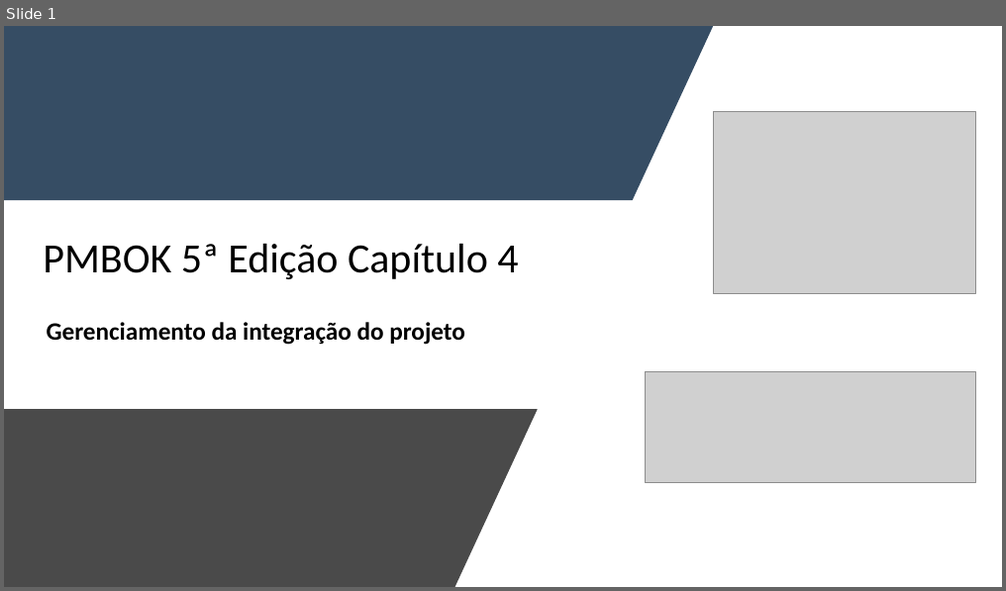
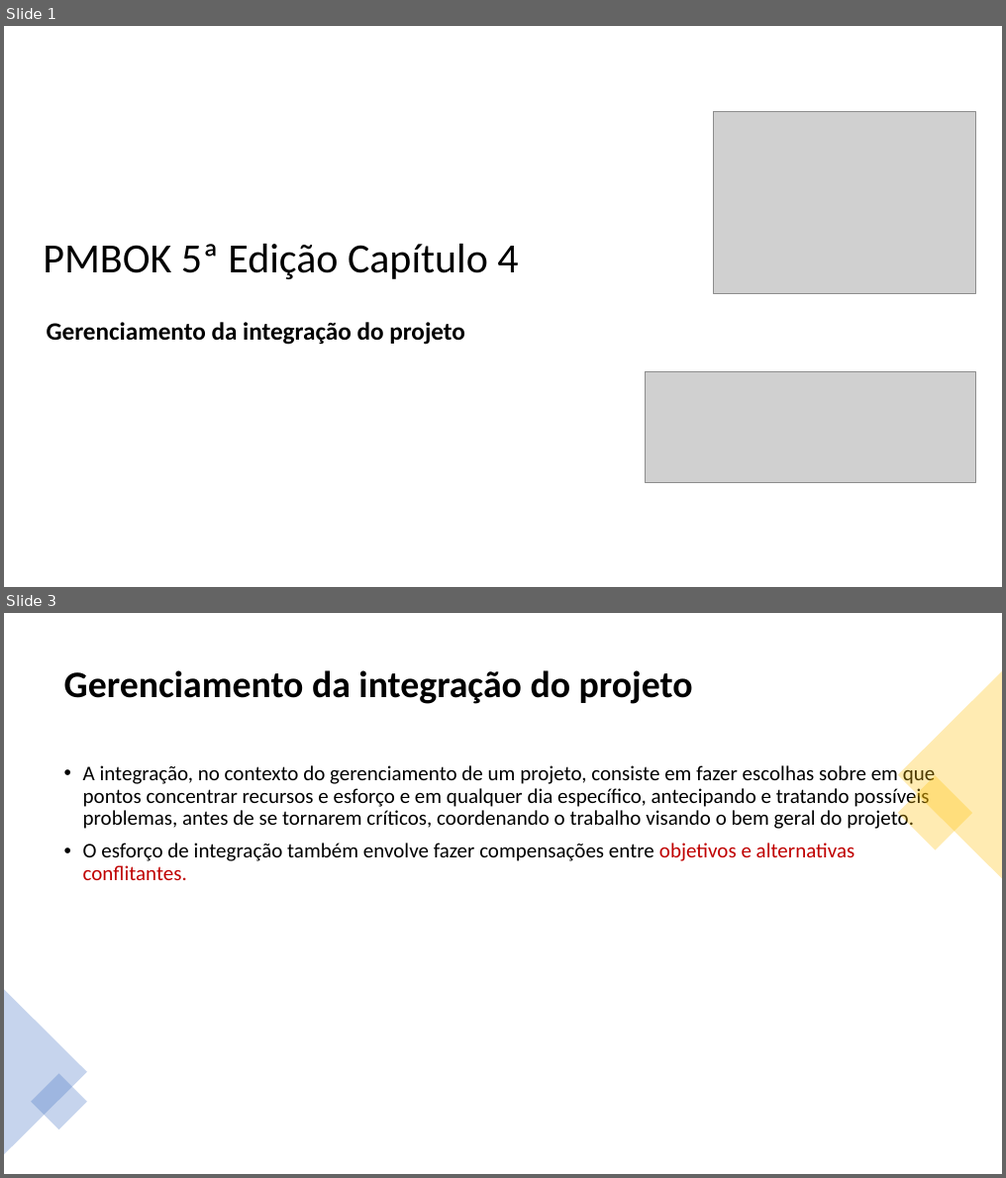
Before and after one commit to jharbes/ADMINISTRACAO-DE-REDES, a slide deck: RELATORIO PROVA P2/relatorio-pmbok-capitulo4-jharbes.pptx. Shown one above the other, each under a label of ours: slide 1 before the commit, slides 1 and 3 after it; the slides between them are not shown. The pictures are 1006x591 and 1006x1178 pixels, drawn with LibreOffice and Linux fonts; fonts in the diff are those of the drawing; grey boxes stand for pictures. Boxes give left, top, right and bottom in pixels: in the first picture for what was removed or moved away, otherwise in the second. Text is boxed around its words. In the diff, an @@ line names an element or a change of style, - is before the commit and + after.

```diff
--- a/RELATORIO PROVA P2/relatorio-pmbok-capitulo4-jharbes.pptx
+++ b/RELATORIO PROVA P2/relatorio-pmbok-capitulo4-jharbes.pptx
@@ slide 3 added at [4, 613, 1002, 1174], background #FFFFFF @@
@@ title added at [64, 670, 693, 704], 36 pt, text #000000, bold @@
+Gerenciamento da integração do projeto
@@ triangle added at [898, 671, 1002, 878], fill #FFC000 at 30% opacity @@
@@ text added at [83, 762, 936, 880], 20 pt, text #000000 @@
+• A integração, no contexto do gerenciamento de um projeto, consiste em fazer escolhas sobre em que pontos concentrar recursos e esforço e em qualquer dia específico, antecipando e tratando possíveis problemas, antes de se tornarem críticos, coordenando o trabalho visando o bem geral do projeto.
+• O esforço de integração também envolve fazer compensações entre objetivos e alternativas conflitantes.
@@ rectangle added at [898, 775, 973, 851], fill #FFC000 at 30% opacity @@
@@ triangle added at [4, 989, 87, 1155], fill #4472C4 at 30% opacity @@
@@ rectangle added at [31, 1073, 87, 1130], fill #4472C4 at 30% opacity @@
@@ slide 1 changed as well @@
@@ freeform shape removed at [4, 26, 713, 200] @@
@@ freeform shape removed at [4, 409, 538, 587] @@
```
Also in this commit, not shown: 4 other slides added, 1 other file.
